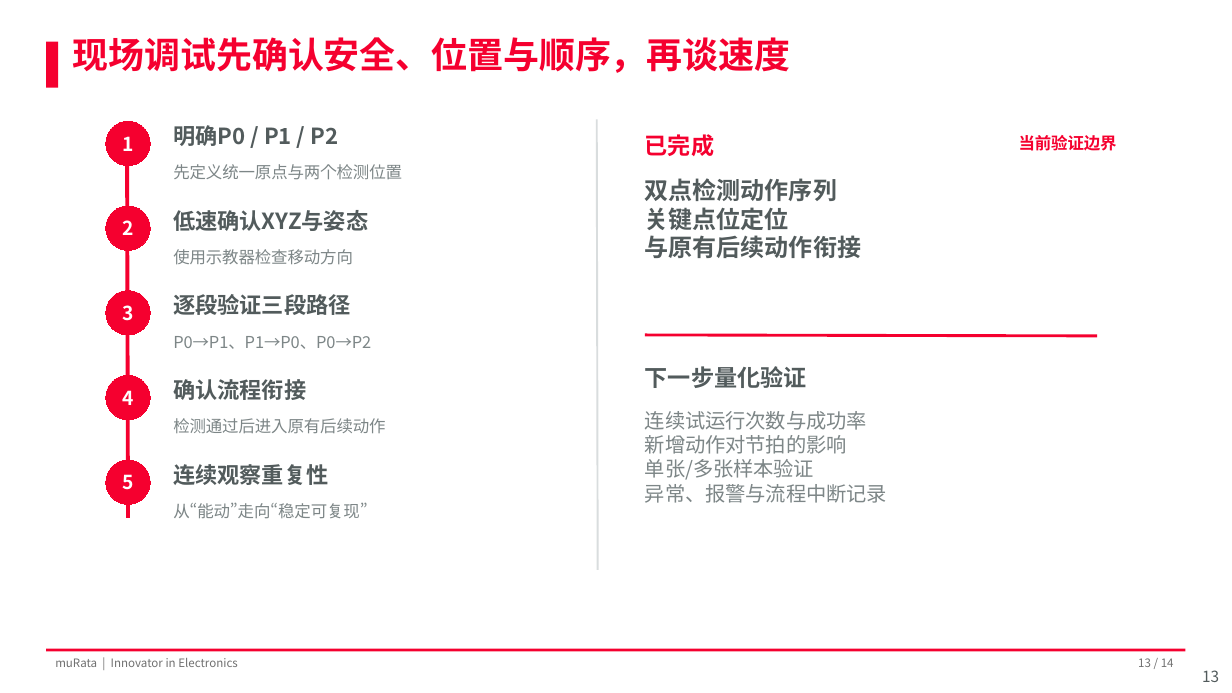
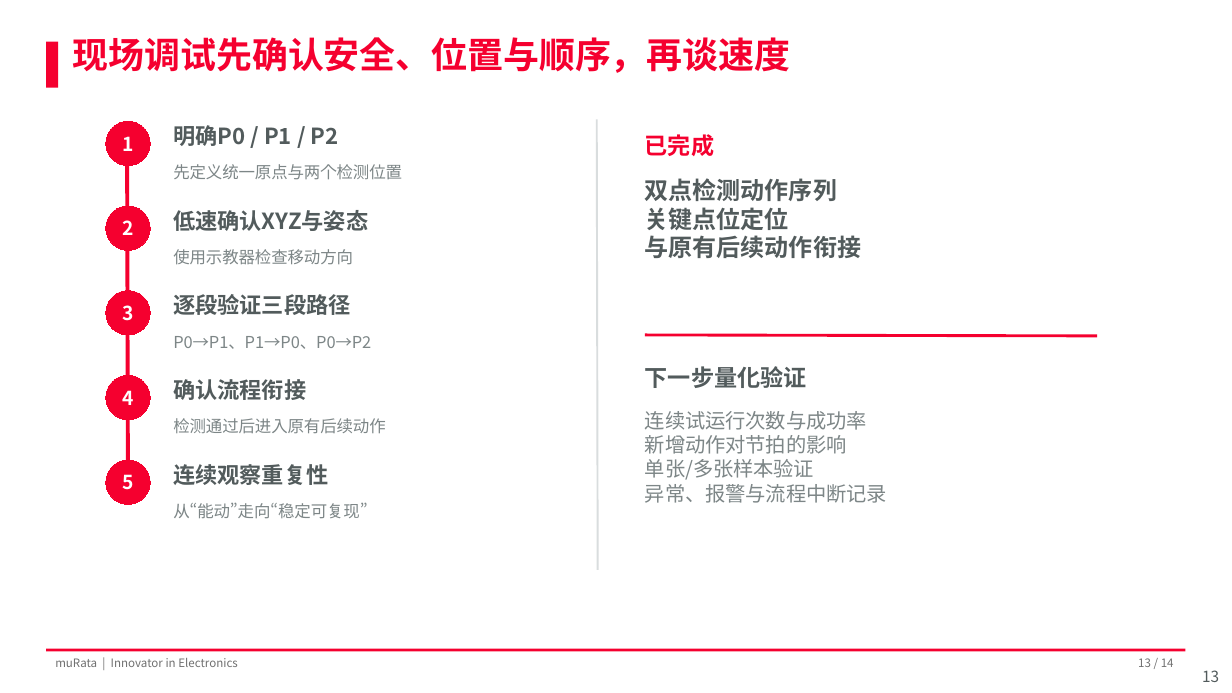
Before and after one commit to Zhang-Bo-glitch/muRata, a slide deck: slide 13 of 结业汇报.pptx. Drawn at 1232x693 pixels with LibreOffice and Linux fonts; fonts in the diff are those of the drawing; background and template pictures are left out. Boxes give left, top, right and bottom in pixels: in the first picture for what was removed or moved away, otherwise in the second. Text is boxed around its words. In the diff, an @@ line names an element or a change of style, - is before the commit and + after.

```diff
--- a/结业汇报.pptx
+++ b/结业汇报.pptx
@@ line moved from (128, 139) - (128, 518) to (128, 139) - (128, 491) @@
@@ text removed at (x1=1019, y1=135, x2=1117, y2=151) @@
-当前验证边界
```
Also in this commit, not shown: 7 other slides changed.
